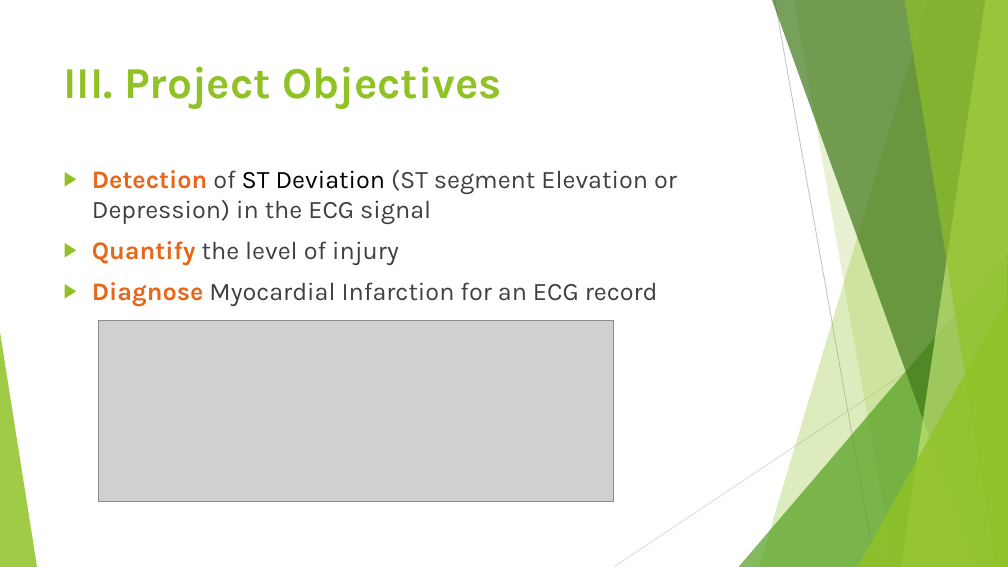
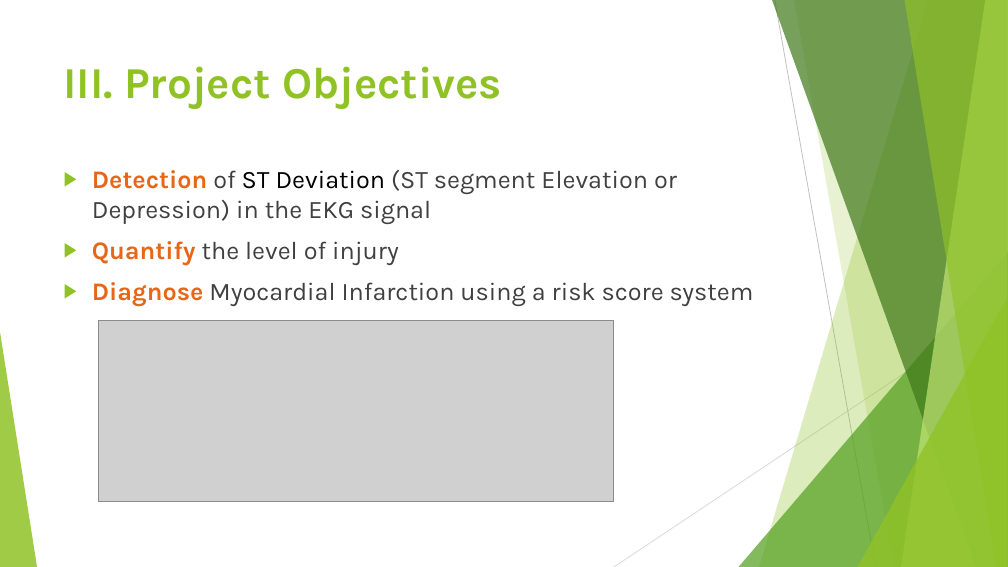
Before and after one commit to nichealpham/MY_THESIS, a slide deck: slide 5 of research/Prethesis/HK2/QUANTIFYING MYOCARDIAL DAMAGE USING ECG SIGNAL.pptx (slide 6 before the commit). Drawn at 1008x567 pixels with LibreOffice and Linux fonts; fonts in the diff are those of the drawing; grey boxes stand for pictures. Boxes give left, top, right and bottom in pixels: in the first picture for what was removed or moved away, otherwise in the second. Text is boxed around its words. In the diff, an @@ line names an element or a change of style, - is before the commit and + after.

```diff
--- a/research/Prethesis/HK2/QUANTIFYING MYOCARDIAL DAMAGE USING ECG SIGNAL.pptx
+++ b/research/Prethesis/HK2/QUANTIFYING MYOCARDIAL DAMAGE USING ECG SIGNAL.pptx
@@ text at (92, 170, 677, 224): text changed @@
-▶ Detection of ST Deviation (ST segment Elevation or Depression) in the ECG signal
+▶ Detection of ST Deviation (ST segment Elevation or Depression) in the EKG signal
@@ text at (92, 282, 754, 306): text changed @@
-▶ Diagnose Myocardial Infarction for an ECG record
+▶ Diagnose Myocardial Infarction using a risk score system
```
Also in this commit, not shown: 10 other slides changed, 7 slides added, 2 slides removed, 3 other files.
